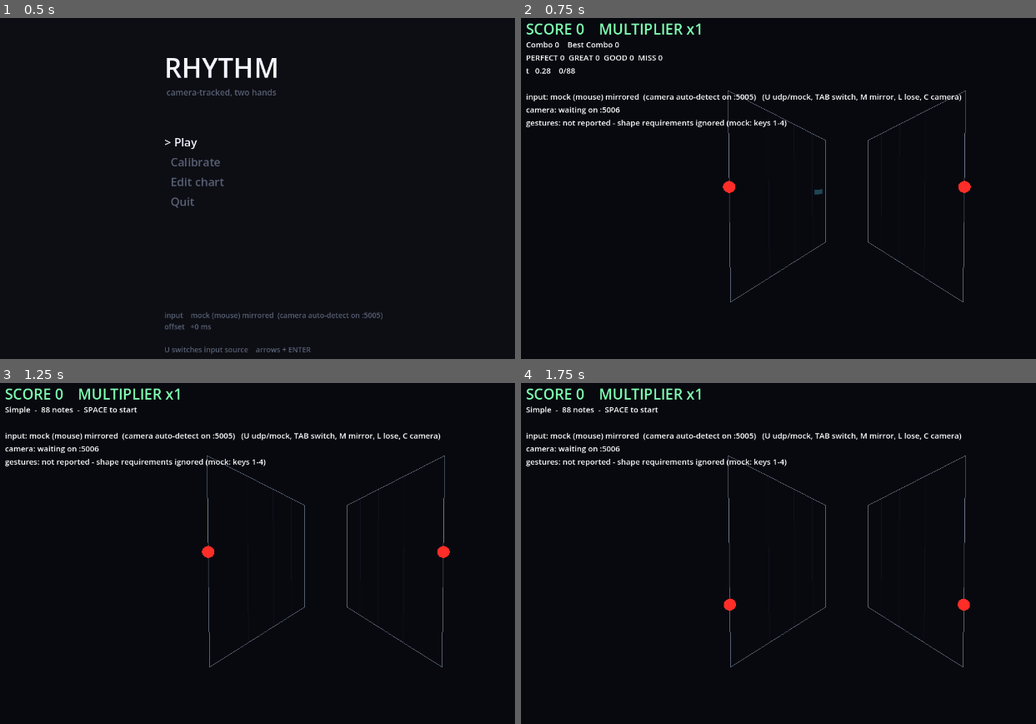
Above: before the commit, frames 1-4 (two rows, left to right).
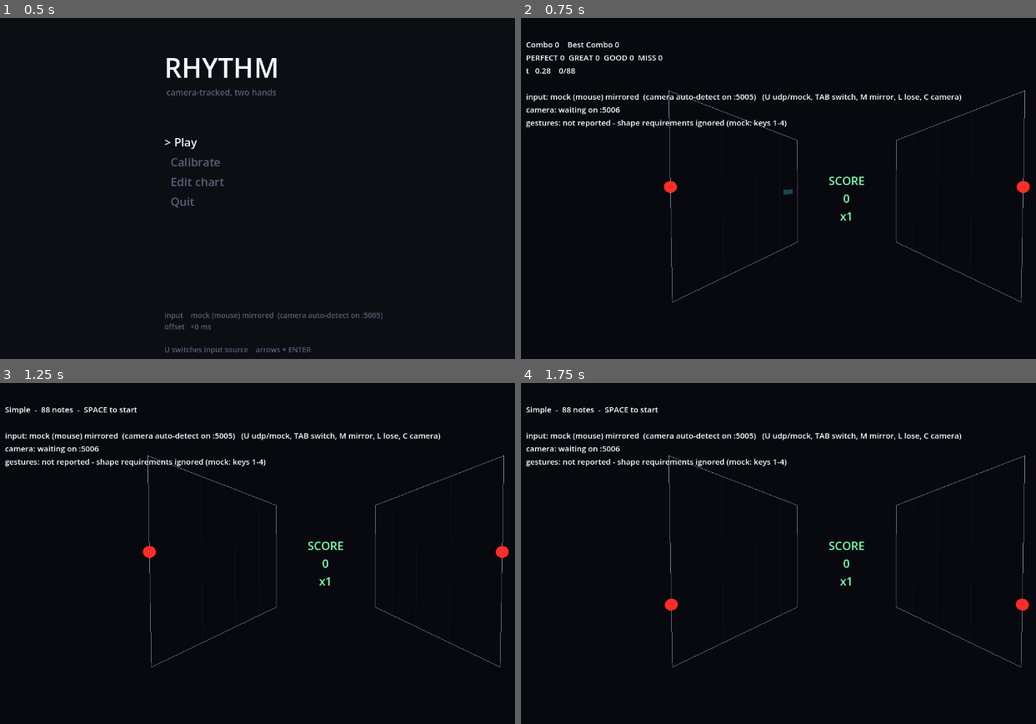
Above: after the commit, the same moments.

Repository: bigpeppermf/rhythmgame
Game: Godot game, scene res://scenes/main.tscn
Two runs of this game, one before a commit and one after it. Both use one fixed random seed, a clock stepped at 60 frames per second and the inputs below.
Inputs (mouse positions are in pixels of both pictures, inside the frame that each line leads up to):
- Up to frame 1 (0.5 s): no input
- Up to frame 2 (0.75 s): tap Enter (ui_accept) at 0.5 s; move the mouse to (994, 178) at 0.52 s; hold Right from 0.53 s (still down); tap Tab at 0.6 s; click (994, 178) at 0.67 s
- Up to frame 3 (1.25 s): keep holding Right; tap Enter (ui_accept) at 0.77 s
- Up to frame 4 (1.75 s): release Right at 1.25 s; drag from (711, 580) to (814, 638) at 1.27 s

Frame 1 is identical in both runs. In frame 2, 2.0% of the frame differs, in the area x 0-99%, y 1-84%; in frame 3, 2.0%; in frame 4, 2.0%.

Commit message:
Adjust panel dimensions and improve HUD layout for better score visibility

Diff:
--- a/game/gameplay/field_3d.gd
+++ b/game/gameplay/field_3d.gd
@@ -21,10 +21,11 @@
 ## World height of a panel. Tall, because height is the only charted axis.
 const HEIGHT := 7.2
 ## World x of the near (hit) edge - the outer edge of each panel.
-const OUTER_X := 4.0
+const OUTER_X := 6.0
 ## World x of the far edge. Smaller than OUTER_X, so the panels angle inward
-## as they recede.
-const INNER_X := 1.5
+## as they recede. Both edges are shifted outward equally to leave room
+## for the centered score while preserving panel angle and travel.
+const INNER_X := 3.5
 
 ## World units travelled per second along the panel. A readability knob, not a
 ## difficulty one - it changes how far apart notes look, not how hard they are.
--- a/game/scenes/play_3d.gd
+++ b/game/scenes/play_3d.gd
@@ -84,10 +84,15 @@
 	var layer := CanvasLayer.new()
 	add_child(layer)
 	_score_hud = Label.new()
-	_score_hud.position = Vector2(24, 16)
-	_score_hud.add_theme_font_size_override("font_size", 28)
+	_score_hud.horizontal_alignment = HORIZONTAL_ALIGNMENT_CENTER
+	_score_hud.mouse_filter = Control.MOUSE_FILTER_IGNORE
+	_score_hud.add_theme_font_size_override("font_size", 22)
 	_score_hud.add_theme_color_override("font_color", field.skin.ui_accent)
 	layer.add_child(_score_hud)
+	# Stack the readout in the narrow gap; anchors follow viewport resizing.
+	_score_hud.set_anchors_and_offsets_preset(Control.PRESET_CENTER)
+	_score_hud.grow_horizontal = Control.GROW_DIRECTION_BOTH
+	_score_hud.grow_vertical = Control.GROW_DIRECTION_BOTH
 	_hud = Label.new()
 	_hud.position = Vector2(24, 54)
 	_hud.add_theme_font_size_override("font_size", 15)
@@ -205,7 +210,7 @@
 
 
 func _update_hud() -> void:
-	_score_hud.text = "SCORE %d    MULTIPLIER x%d" % [score.score, score.multiplier]
+	_score_hud.text = "SCORE\n%d\nx%d" % [score.score, score.multiplier]
 	var lines := PackedStringArray()
 	if chart == null:
 		lines.append("no chart at %s" % chart_path)
